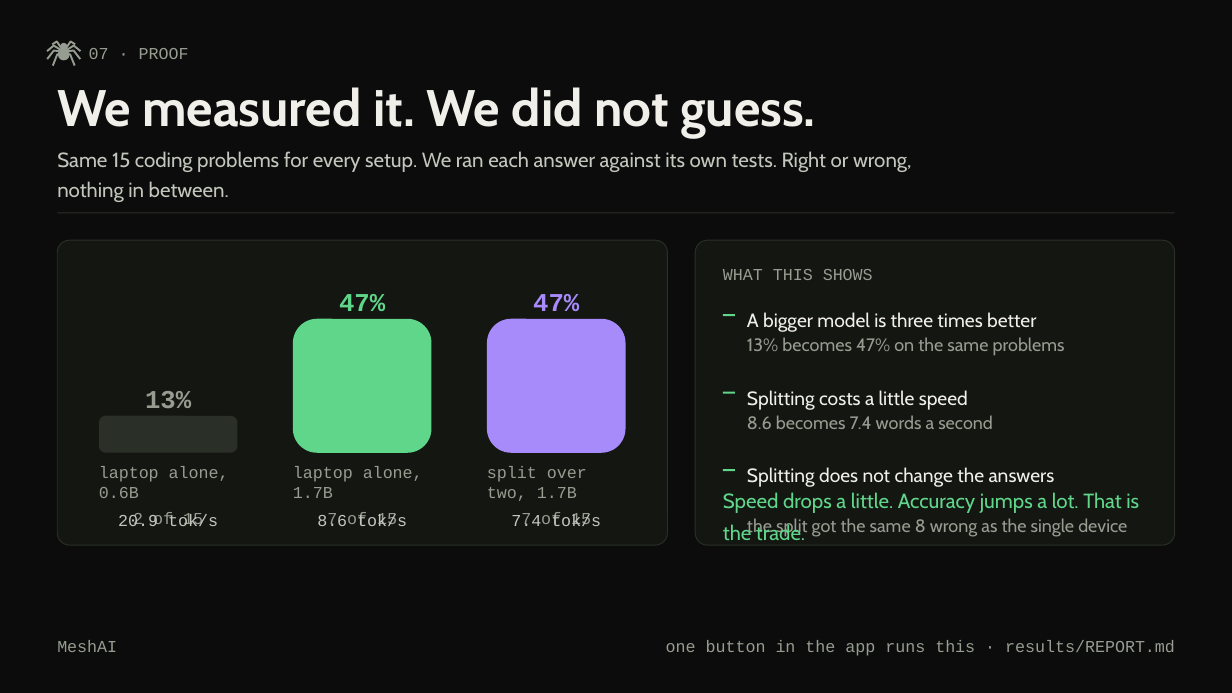
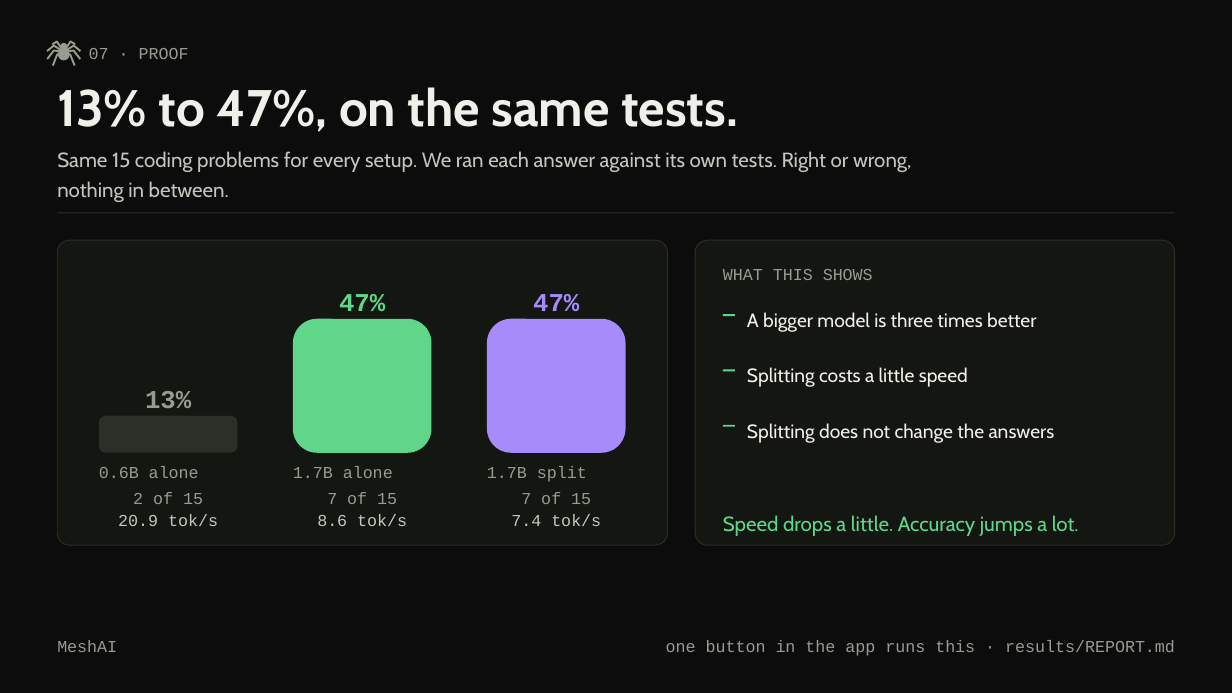
Before and after one commit to prajwal-gunnala/maynards, a slide deck: slide 10 of docs/deck-editable/MeshAI_Deck.pptx (slide 8 before the commit). Drawn at 1232x693 pixels with LibreOffice and Linux fonts; fonts in the diff are those of the drawing. Boxes give left, top, right and bottom in pixels: in the first picture for what was removed or moved away, otherwise in the second. Text is boxed around its words. In the diff, an @@ line names an element or a change of style, - is before the commit and + after.

Commit message:
deck: points only, a question before each turn, and a literature survey
The second line under every point is gone. It was prose in disguise and it
was what pushed cards past their own edges. A point is now one line.

The build refuses to ship a defect: after assembling, it walks every shape
and prints anything that falls off the page. That is how the overlaps were
found this time, instead of by squinting at a render.

Headings say the thing in the fewest words: a 30B model needs 18.6 GB;
phones and a laptop, as one machine; loading went from 517 s to 70 s; use it
when the model does not fit; 13% to 47%, on the same tests; we rent memory;
it ran this weekend.

Three slides now ask a question and the slide after answers it: how do you
run a model that does not fit, does splitting make the answers worse, and
who pays and what are they buying.

And the comparison is a proper literature survey: Petals, prima.cpp,
EdgeShard with their arXiv numbers, alongside exo, Darkbloom, llama.cpp's own
RPC and the single machine runtimes, each with the reason it is not this.

```diff
--- a/docs/deck-editable/MeshAI_Deck.pptx
+++ b/docs/deck-editable/MeshAI_Deck.pptx
@@ text at <box>57,87,738,132</box>: text changed @@
-We measured it. We did not guess.
+13% to 47%, on the same tests.
@@ text removed at <box>747,337,1065,356</box> @@
-13% becomes 47% on the same problems
@@ rectangle: place and size @@
-rectangle at <box>723,392,735,394</box>
+rectangle at <box>723,370,735,372</box>
@@ text "Splitting costs a little speed": place and size @@
-text "Splitting costs a little speed" at <box>747,390,968,409</box>
+text "Splitting costs a little speed" at <box>747,367,968,387</box>
@@ text "Splitting does not change the ...": place and size @@
-text "Splitting does not change the ..." at <box>747,467,1055,487</box>
+text "Splitting does not change the ..." at <box>747,423,1055,443</box>
@@ text removed at <box>747,415,993,429</box> @@
-8.6 becomes 7.4 words a second
@@ rectangle: place and size @@
-rectangle at <box>723,470,735,471</box>
+rectangle at <box>723,425,735,427</box>
@@ text at <box>99,466,203,504</box>: text changed @@
-laptop alone, 0.6B
-2 of 15
+0.6B alone
+2 of 15
@@ text at <box>293,466,397,504</box>: text changed @@
-laptop alone, 1.7B
-7 of 15
+1.7B alone
+7 of 15
@@ text at <box>487,466,591,504</box>: text changed @@
-split over two, 1.7B
-7 of 15
+1.7B split
+7 of 15
@@ text at <box>723,515,1079,536</box>: text changed @@
-Speed drops a little. Accuracy jumps a lot. That is the trade.
+Speed drops a little. Accuracy jumps a lot.
@@ text removed at <box>776,518,1127,537</box> @@
-the split got the same 8 wrong as the single device
```
Also in this commit, not shown: 8 other slides changed, 3 slides added, 1 other file.
